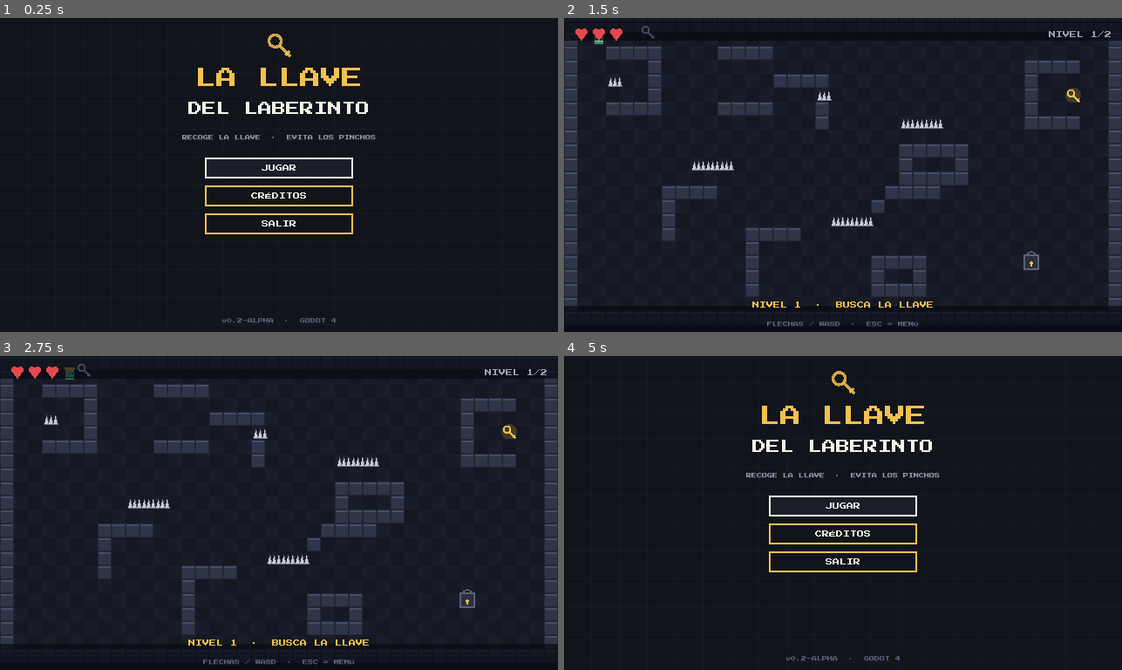
Above: before the commit, frames 1-4 (two rows, left to right).
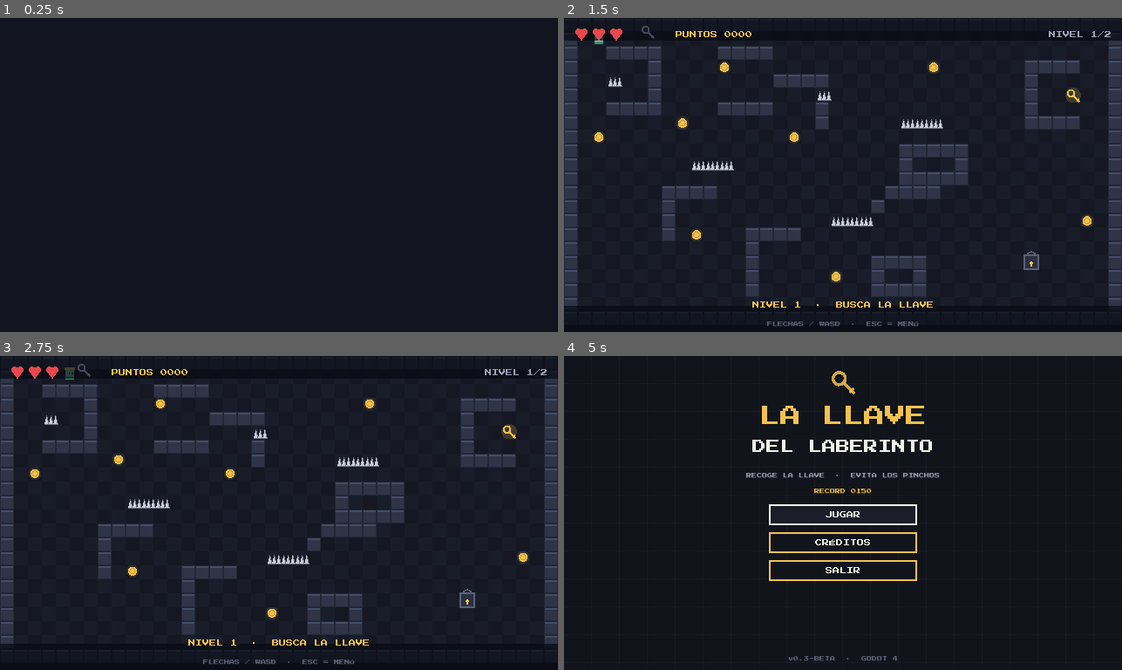
Above: after the commit, the same moments.

Repository: diegouth/juego2
Game: Godot game, scene res://tests/shots.tscn
Same seed, same stepped clock (60 frames per second), same inputs: the game is played once before the commit and once after it. This scene is started directly instead of the project's main scene.
Inputs (mouse positions are in pixels of both pictures, inside the frame that each line leads up to):
- Up to frame 1 (0.25 s): no input
- Up to frame 2 (1.5 s): move the mouse to (965, 159) at 0.52 s; hold Right (move_right) 0.53-1.25 s; click (965, 159) at 0.67 s; click "REINTENTAR" at 1.25 s
- Up to frame 3 (2.75 s): drag from (167, 528) to (507, 431) at 2.02 s
- Up to frame 4 (5 s): move the mouse to (898, 443) at 2.77 s; hold Right (move_right) 2.78-3.5 s; drag from (815, 575) to (1032, 600) at 3.52 s; move the mouse to (1010, 560) at 4.27 s; hold Left (move_left) from 4.28 s (still down); tap Escape (ui_cancel) at 4.9 s

The runs differ from the first frame. In frame 1, 2.9% of the frame differs, in the area x 32-68%, y 5-98%; in frame 2, 0.7%; in frame 3, 0.7%; in frame 4, 1.9%.
Error before the commit: Invalid access to property or key 'process_frame' on a base object of type 'null instance'. (res://tests/shots.gd:31)
Error after the commit: Invalid access to property or key 'process_frame' on a base object of type 'null instance'. (res://tests/shots.gd:48)

Commit message:
feat: puntaje con monedas, manual de usuario y reporte de pruebas de beta
- scripts/coin.gd: moneda coleccionable (Area2D) que suma 10 puntos
- game_state.gd: marcador, puntos por llave (50) y puerta (100), record en user://record.cfg
- hud.gd y end_screen.gd: marcador en juego, puntaje y record al terminar
- main_menu.gd: muestra el record guardado
- niveles: 8 monedas por nivel, todas alcanzables (BFS 10/10)
- game.gd: cambio de escena diferido (corrige D-01 de las pruebas)
- tests: 15 comprobaciones (monedas, puntaje, desaparicion) y capturas por SubViewport
- docs: MANUAL.md, PRUEBAS-BETA.md y REPORTE-ACT2.md; capturas y clip individual nuevos
- tools: test.sh refresca el cache de clases; build_web.sh y serve_web.sh; preset Web

Diff:
--- /dev/null
+++ b/scripts/coin.gd
@@ -0,0 +1,47 @@
+class_name Coin
+extends Area2D
+## Moneda: coleccionable de puntaje (la "transaccion" del juego).
+## Hereda de Area2D igual que la llave, pero no cambia el estado de la puerta:
+## solo suma puntos y alimenta el marcador de la HUD.
+
+const TILE := 16.0
+const POINTS := 10
+
+var collected := false
+var _t := 0.0
+
+
+func _ready() -> void:
+	collision_layer = 0
+	collision_mask = 1
+	monitoring = true
+	var shape := CircleShape2D.new()
+	shape.radius = TILE * 0.5
+	var cs := CollisionShape2D.new()
+	cs.shape = shape
+	add_child(cs)
+	body_entered.connect(_on_body_entered)
+
+
+func _process(delta: float) -> void:
+	_t += delta
+	queue_redraw()
+
+
+func _on_body_entered(body: Node2D) -> void:
+	if collected or not (body is Player):
+		return
+	collected = true
+	GameState.collect_coin(POINTS)
+	set_deferred("monitoring", false)
+	hide()
+
+
+func _draw() -> void:
+	# Giro: se comprime en X para dar sensacion de moneda girando.
+	var spin := absf(cos(_t * 2.6))
+	var bob := sin(_t * 3.4) * 1.2
+	var radius := TILE * 0.36 * (0.35 + 0.65 * spin)
+	draw_circle(Vector2(0, bob), radius + 2.0, Color(UiKit.GOLD, 0.12))
+	draw_circle(Vector2(0, bob), radius, UiKit.GOLD)
+	draw_arc(Vector2(0, bob), radius * 0.6, 0.0, TAU, 12, Color("c79a34"), 1.0)
--- a/scripts/end_screen.gd
+++ b/scripts/end_screen.gd
@@ -23,8 +23,22 @@
 	level.size = Vector2(640, 14)
 	add_child(level)
 
+	# Marcador final: se guarda el record en user://record.cfg.
+	var is_record := GameState.commit_record()
+	var marcador := UiKit.label("PUNTOS %04d" % GameState.score, 8, UiKit.GOLD)
+	marcador.position = Vector2(0, 168)
+	marcador.size = Vector2(640, 12)
+	add_child(marcador)
+
+	var record := UiKit.label(
+		"NUEVO RECORD" if is_record else "RECORD %04d" % GameState.best_score,
+		6, UiKit.GOLD if is_record else UiKit.DIM)
+	record.position = Vector2(0, 186)
+	record.size = Vector2(640, 12)
+	add_child(record)
+
 	var box := VBoxContainer.new()
-	box.position = Vector2(235, 196)
+	box.position = Vector2(235, 226)
 	box.custom_minimum_size = Vector2(170, 0)
 	box.add_theme_constant_override("separation", 8)
 	add_child(box)
@@ -44,4 +58,4 @@
 func _draw() -> void:
 	draw_rect(Rect2(0, 0, 640, 360), UiKit.BG)
 	for i in GameState.MAX_HEARTS:
-		UiKit.draw_heart(self, Vector2(320 - (GameState.MAX_HEARTS - 1) * 14 + i * 28, 180), i < GameState.hearts, 1.4)
+		UiKit.draw_heart(self, Vector2(320 - (GameState.MAX_HEARTS - 1) * 14 + i * 28, 212), i < GameState.hearts, 1.4)
--- a/scripts/game.gd
+++ b/scripts/game.gd
@@ -9,6 +9,7 @@
 const KEY_SCRIPT := preload("res://scripts/key_item.gd")
 const DOOR_SCRIPT := preload("res://scripts/door.gd")
 const ENEMY_SCRIPT := preload("res://scripts/enemy.gd")
+const COIN_SCRIPT := preload("res://scripts/coin.gd")
 const HUD_SCRIPT := preload("res://scripts/hud.gd")
 
 var map: Array[String] = []
@@ -78,6 +79,7 @@
 				"D": _spawn(DOOR_SCRIPT, Vector2(x, y))
 				"^": spikes.append(Vector2i(x, y))
 				"E": _spawn_enemy(x, y)
+				"C": _spawn(COIN_SCRIPT, Vector2(x, y))
 			x += 1
 	for cell in spikes:
 		_spawn(SPIKE_SCRIPT, Vector2(cell.x, cell.y))
@@ -166,11 +168,14 @@
 	_advancing = true
 	GameState.play_sfx("door")
 	GameState.advance_level()
+	# Se difiere el cambio de escena: la puerta llama desde body_entered y liberar
+	# cuerpos dentro de un callback de fisica genera el error "Removing a
+	# CollisionObject node during a physics callback".
 	if GameState.level_index < GameState.level_count():
-		get_tree().change_scene_to_file("res://scenes/game.tscn")
+		get_tree().call_deferred("change_scene_to_file", "res://scenes/game.tscn")
 	else:
 		GameState.won = true
-		get_tree().change_scene_to_file("res://scenes/end_screen.tscn")
+		get_tree().call_deferred("change_scene_to_file", "res://scenes/end_screen.tscn")
 
 
 # --- Entrada táctil (Android) y teclado -------------------------------------
--- a/scripts/game_state.gd
+++ b/scripts/game_state.gd
@@ -4,6 +4,7 @@
 
 signal hearts_changed(value: int)
 signal key_changed(has_key: bool)
+signal score_changed(value: int)
 
 const MAX_HEARTS := 3
 const LEVEL_FILES: Array[String] = [
@@ -11,11 +12,16 @@
 	"res://levels/level_2.txt",
 ]
 const SFX_NAMES: Array[String] = ["pickup", "damage", "door", "gameover"]
+const POINTS_KEY := 50
+const POINTS_LEVEL := 100
+const SAVE_PATH := "user://record.cfg"
 
 var hearts := MAX_HEARTS
 var has_key := false
 var level_index := 0
 var won := false
+var score := 0
+var best_score := 0
 
 var _sfx: Dictionary = {}
 var _music: AudioStreamPlayer
@@ -25,6 +31,7 @@
 	_setup_input()
 	_setup_audio()
 	_start_music()
+	_load_record()
 
 
 # --- Entrada -----------------------------------------------------------------
@@ -83,8 +90,44 @@
 	has_key = false
 	level_index = 0
 	won = false
+	score = 0
 	hearts_changed.emit(hearts)
 	key_changed.emit(has_key)
+	score_changed.emit(score)
+
+
+# --- Puntaje (transacciones del jugador) -------------------------------------
+## Suma puntos y actualiza el marcador de la HUD.
+func add_score(points: int) -> void:
+	score = maxi(score + points, 0)
+	score_changed.emit(score)
+
+
+## Moneda recogida: suma sus puntos y reproduce el sonido de recogida.
+func collect_coin(points: int) -> void:
+	add_score(points)
+	play_sfx("pickup")
+
+
+## Guarda el record si la partida lo supera. Devuelve true si es record nuevo.
+func commit_record() -> bool:
+	var is_record := score > best_score
+	if is_record:
+		best_score = score
+		_save_record()
+	return is_record
+
+
+func _load_record() -> void:
+	var cfg := ConfigFile.new()
+	if cfg.load(SAVE_PATH) == OK:
+		best_score = int(cfg.get_value("marcador", "record", 0))
+
+
+func _save_record() -> void:
+	var cfg := ConfigFile.new()
+	cfg.set_value("marcador", "record", best_score)
+	cfg.save(SAVE_PATH)
 
 
 ## Devuelve true cuando el jugador se queda sin corazones.
@@ -100,10 +143,12 @@
 		return
 	has_key = true
 	key_changed.emit(has_key)
+	add_score(POINTS_KEY)
 	play_sfx("pickup")
 
 
 func advance_level() -> void:
+	add_score(POINTS_LEVEL)
 	level_index += 1
 	has_key = false
 	key_changed.emit(has_key)
--- a/scripts/hud.gd
+++ b/scripts/hud.gd
@@ -3,6 +3,7 @@
 ## texto y dibujo del joystick táctil.
 
 var _level_label: Label
+var _score_label: Label
 var _hint: Label
 var _hint_time := 0.0
 var _pulse := 0.0
@@ -14,6 +15,14 @@
 	mouse_filter = Control.MOUSE_FILTER_IGNORE
 	GameState.hearts_changed.connect(func(_v: int) -> void: queue_redraw())
 	GameState.key_changed.connect(func(_h: bool) -> void: queue_redraw())
+	GameState.score_changed.connect(_on_score_changed)
+
+	_score_label = UiKit.label("", 8, UiKit.GOLD)
+	_score_label.position = Vector2(128, 8)
+	_score_label.size = Vector2(200, 12)
+	_score_label.horizontal_alignment = HORIZONTAL_ALIGNMENT_LEFT
+	add_child(_score_label)
+	_on_score_changed(GameState.score)
 
 	_level_label = UiKit.label("NIVEL %d/%d" % [GameState.level_index + 1, GameState.level_count()], 8, UiKit.DIM)
 	_level_label.position = Vector2(470, 8)
@@ -31,6 +40,11 @@
 	help.position = Vector2(0, 340)
 	help.size = Vector2(640, 12)
 	add_child(help)
+
+
+func _on_score_changed(value: int) -> void:
+	if _score_label:
+		_score_label.text = "PUNTOS %04d" % value
 
 
 func show_hint(text: String) -> void:
--- a/scripts/main_menu.gd
+++ b/scripts/main_menu.gd
@@ -22,7 +22,7 @@
 	add_child(tagline)
 
 	var box := VBoxContainer.new()
-	box.position = Vector2(235, 160)
+	box.position = Vector2(235, 170)
 	box.custom_minimum_size = Vector2(170, 0)
 	box.add_theme_constant_override("separation", 8)
 	add_child(box)
@@ -41,7 +41,12 @@
 
 	play.grab_focus()
 
-	var footer := UiKit.label("v0.2-ALPHA  ·  GODOT 4", 6, Color("5f677f"))
+	var record := UiKit.label("RECORD %04d" % GameState.best_score, 6, UiKit.GOLD if GameState.best_score > 0 else Color("5f677f"))
+	record.position = Vector2(0, 144)
+	record.size = Vector2(640, 12)
+	add_child(record)
+
+	var footer := UiKit.label("v0.3-BETA  ·  GODOT 4", 6, Color("5f677f"))
 	footer.position = Vector2(0, 336)
 	footer.size = Vector2(640, 12)
 	add_child(footer)
--- a/tests/e2e.gd
+++ b/tests/e2e.gd
@@ -14,6 +14,7 @@
 
 func _ready() -> void:
 	print("== TEST E2E: La Llave del Laberinto ==")
+	var tree := get_tree()
 	GameState.reset_run()
 	var game: Node = load("res://scenes/game.tscn").instantiate()
 	add_child(game)
@@ -24,15 +25,26 @@
 	check(GameState.hearts == GameState.MAX_HEARTS, "arranca con %d corazones" % GameState.MAX_HEARTS)
 	check(map_has(game, "key_item"), "el nivel 1 contiene una llave")
 	check(map_has(game, "door"), "el nivel 1 contiene una puerta")
-	check(count_nodes(game, "spike") > 0, "el nivel 1 contiene pinchos (%d)" % count_nodes(game, "spike"))
+	check(count_nodes(game, "spike.gd") > 0, "el nivel 1 contiene pinchos (%d)" % count_nodes(game, "spike.gd"))
 
 	var key: Node2D = game.get_node_or_null("key_item")
 	player.global_position = key.global_position
 	await get_tree().physics_frame
 	await get_tree().physics_frame
 	check(GameState.has_key, "tocar la llave la recoge")
+	check(GameState.score == GameState.POINTS_KEY, "la llave suma %d puntos (%d)" % [GameState.POINTS_KEY, GameState.score])
 
-	var spike: Node2D = first_node(game, "spike")
+	var coins := count_nodes(game, "coin.gd")
+	check(coins > 0, "el nivel 1 contiene monedas (%d)" % coins)
+	var coin: Node2D = first_node(game, "coin.gd")
+	var before_score := GameState.score
+	player.global_position = coin.global_position
+	await get_tree().physics_frame
+	await get_tree().physics_frame
+	check(GameState.score == before_score + Coin.POINTS, "la moneda suma %d puntos (%d)" % [Coin.POINTS, GameState.score])
+	check(not coin.visible, "la moneda recogida desaparece")
+
+	var spike: Node2D = first_node(game, "spike.gd")
 	var before := GameState.hearts
 	player.global_position = spike.global_position
 	await get_tree().physics_frame
@@ -55,23 +67,30 @@
 	check(not GameState.has_key, "la llave se consume al cruzar")
 
 	print("== RESULTADO: %d fallo(s) ==" % fails)
-	get_tree().quit(0 if fails == 0 else 1)
+	tree.quit(0 if fails == 0 else 1)
 
 
 func map_has(parent: Node, node_name: String) -> bool:
 	return parent.get_node_or_null(node_name) != null
 
 
-func count_nodes(parent: Node, prefix: String) -> int:
+## Cuenta los hijos que usan un script dado (Godot renombra los duplicados
+## como @spike@2, asi que el nombre no sirve para contarlos).
+func count_nodes(parent: Node, script_file: String) -> int:
 	var n := 0
 	for child in parent.get_children():
-		if String(child.name).begins_with(prefix):
+		if _uses_script(child, script_file):
 			n += 1
 	return n
 
 
-func first_node(parent: Node, prefix: String) -> Node2D:
+func first_node(parent: Node, script_file: String) -> Node2D:
 	for child in parent.get_children():
-		if String(child.name).begins_with(prefix):
+		if _uses_script(child, script_file):
 			return child as Node2D
 	return null
+
+
+func _uses_script(node: Node, script_file: String) -> bool:
+	var script: Script = node.get_script()
+	return script != null and String(script.resource_path).get_file() == script_file
--- a/tests/shots.gd
+++ b/tests/shots.gd
@@ -5,25 +5,42 @@
 const DIR := "res://docs/screenshots"
 
 
+var vp: SubViewport
+
+
 func _ready() -> void:
 	DirAccess.make_dir_recursive_absolute(ProjectSettings.globalize_path(DIR))
-	await _shot("res://scenes/main_menu.tscn", "01-menu")
+	# Se renderiza en un SubViewport de 640x360 para no depender del tamano de la
+	# ventana del escritorio (al lanzar el juego en segundo plano puede ser 0).
+	# SHOT_ONLY=04-game-over regenera una sola captura.
+	if _want("01-menu"):
+		await _shot("res://scenes/main_menu.tscn", "01-menu")
 
-	GameState.reset_run()
-	await _game_shot("02-nivel-1", 0, false, 3)
+	if _want("02-nivel-1"):
+		GameState.reset_run()
+		await _game_shot("02-nivel-1", 0, false, 3)
 
-	GameState.reset_run()
-	await _game_shot("03-nivel-2", 1, true, 2)
+	if _want("03-nivel-2"):
+		GameState.reset_run()
+		await _game_shot("03-nivel-2", 1, true, 2)
 
-	GameState.level_index = 1
-	GameState.hearts = 0
-	GameState.won = false
-	await _shot("res://scenes/end_screen.tscn", "04-game-over")
+	if _want("04-game-over"):
+		GameState.level_index = 1
+		GameState.hearts = 0
+		GameState.won = false
+		GameState.score = 130
+		await _shot("res://scenes/end_screen.tscn", "04-game-over")
 
-	await _shot("res://scenes/credits.tscn", "05-creditos")
+	if _want("05-creditos"):
+		await _shot("res://scenes/credits.tscn", "05-creditos")
 
 	print("capturas listas")
 	get_tree().quit()
+
+
+func _want(shot_name: String) -> bool:
+	var only := OS.get_environment("SHOT_ONLY")
+	return only == "" or only == shot_name
 
 
 func _frames(n: int) -> void:
@@ -31,12 +48,21 @@
 		await get_tree().process_frame
 
 
+func _new_viewport() -> SubViewport:
+	var v := SubViewport.new()
+	v.size = Vector2i(640, 360)
+	v.render_target_update_mode = SubViewport.UPDATE_ALWAYS
+	add_child(v)
+	return v
+
+
 func _shot(path: String, shot_name: String) -> void:
+	vp = _new_viewport()
 	var inst: Node = load(path).instantiate()
-	add_child(inst)
+	vp.add_child(inst)
 	await _frames(20)
 	await _save(shot_name)
-	inst.queue_free()
+	vp.queue_free()
 	await _frames(2)
 
 
@@ -44,8 +70,9 @@
 	GameState.level_index = level
 	GameState.hearts = hearts
 	GameState.has_key = false
+	vp = _new_viewport()
 	var inst: Node2D = load("res://scenes/game.tscn").instantiate()
-	add_child(inst)
+	vp.add_child(inst)
 	await _frames(6)
 	var player: Node2D = inst.get("player")
 	if with_key:
@@ -59,12 +86,12 @@
 	inst.call("show_hint", "NIVEL %d  ·  BUSCA LA LLAVE" % (level + 1))
 	await _frames(20)
 	await _save(shot_name)
-	inst.queue_free()
+	vp.queue_free()
 	await _frames(2)
 
 
 func _save(shot_name: String) -> void:
 	await RenderingServer.frame_post_draw
-	var img := get_viewport().get_texture().get_image()
+	var img := vp.get_texture().get_image()
 	img.save_png("%s/%s.png" % [DIR, shot_name])
 	print("  captura: %s (%dx%d)" % [shot_name, img.get_width(), img.get_height()])
Binary file changed: docs/screenshots/01-menu.png
Binary file changed: docs/screenshots/02-nivel-1.png
Binary file changed: docs/screenshots/03-nivel-2.png
Binary file changed: docs/screenshots/04-game-over.png
Binary file changed: docs/screenshots/05-creditos.png
Not shown, changed: export_presets.cfg
Not shown, changed: levels/level_1.txt
Not shown, changed: levels/level_2.txt
Not shown, added: scripts/coin.gd.uid
Not shown, added: docs/MANUAL.md
Not shown, added: docs/PRUEBAS-BETA.md
Not shown, added: docs/REPORTE-ACT2.md
(and 5 more such lines)
